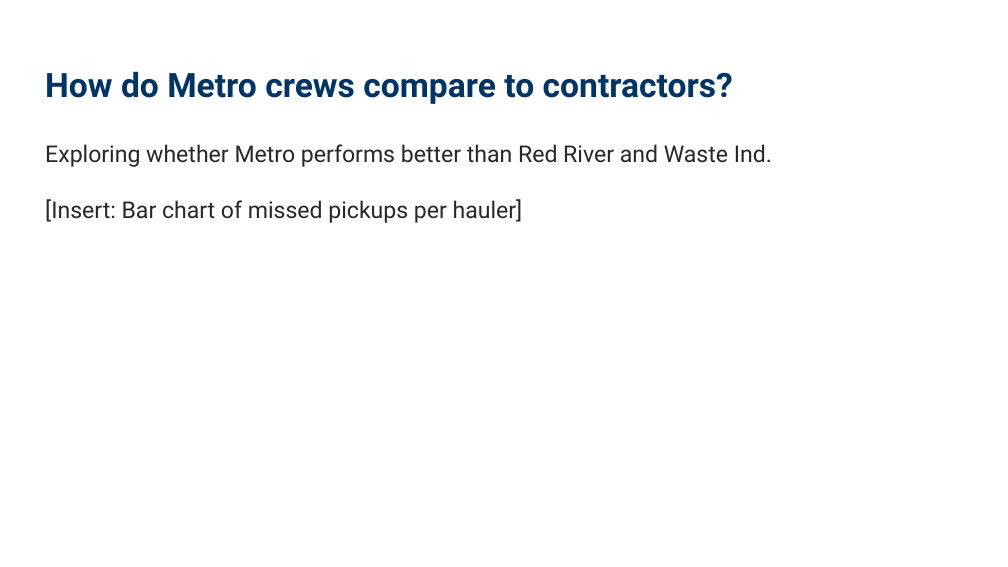
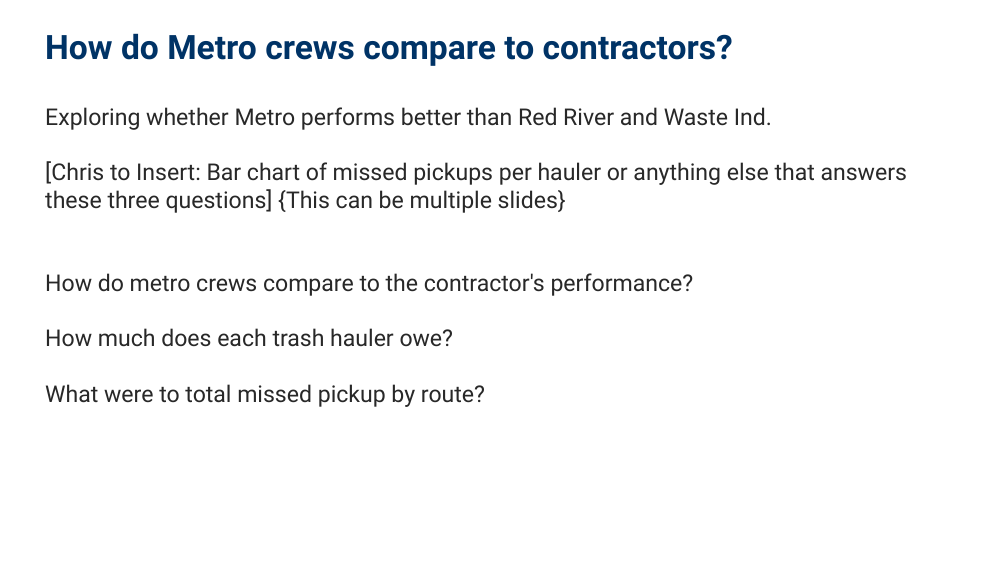
Before and after one commit to NewForce-Cohort-11-Data/trash-haulers-null-void-waste-solutions, a slide deck: slide 10 of Missed_Trash_Pickups_Presentation_16x9_Formatted.pptx (slide 8 before the commit). Drawn at 1008x567 pixels with LibreOffice and Linux fonts; fonts in the diff are those of the drawing. Boxes give left, top, right and bottom in pixels: in the first picture for what was removed or moved away, otherwise in the second. Text is boxed around its words. In the diff, an @@ line names an element or a change of style, - is before the commit and + after.

Commit message:
graphs and charts in xlsx files

```diff
--- a/Missed_Trash_Pickups_Presentation_16x9_Formatted.pptx
+++ b/Missed_Trash_Pickups_Presentation_16x9_Formatted.pptx
@@ text "How do Metro crews compare ...": place and size @@
-text "How do Metro crews compare ..." at (45,71,733,104)
+text "How do Metro crews compare ..." at (45,33,733,66)
@@ text at (45,107,907,407): text changed @@
-Exploring whether Metro performs better than Red River and Waste Ind.
-[Insert: Bar chart of missed pickups per hauler]
+Exploring whether Metro performs better than Red River and Waste Ind.
+[Chris to Insert: Bar chart of missed pickups per hauler or anything else that answers these three questions] {This can be multiple slides}
+How do metro crews compare to the contractor's performance?
+How much does each trash hauler owe?
+What were to total missed pickup by route?
```
Also in this commit, not shown: 6 other slides changed, 4 slides added, 3 slides removed, 9 other files.
